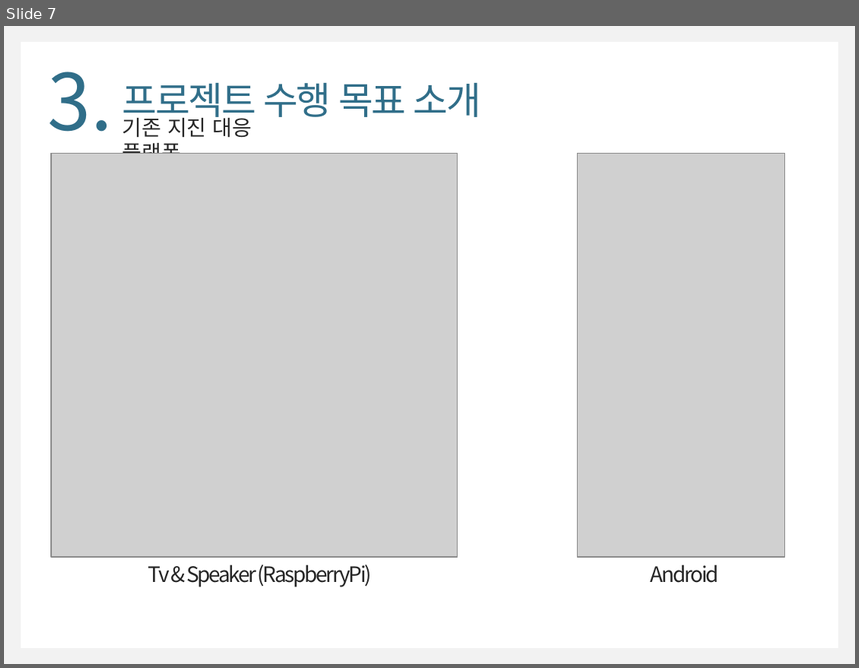
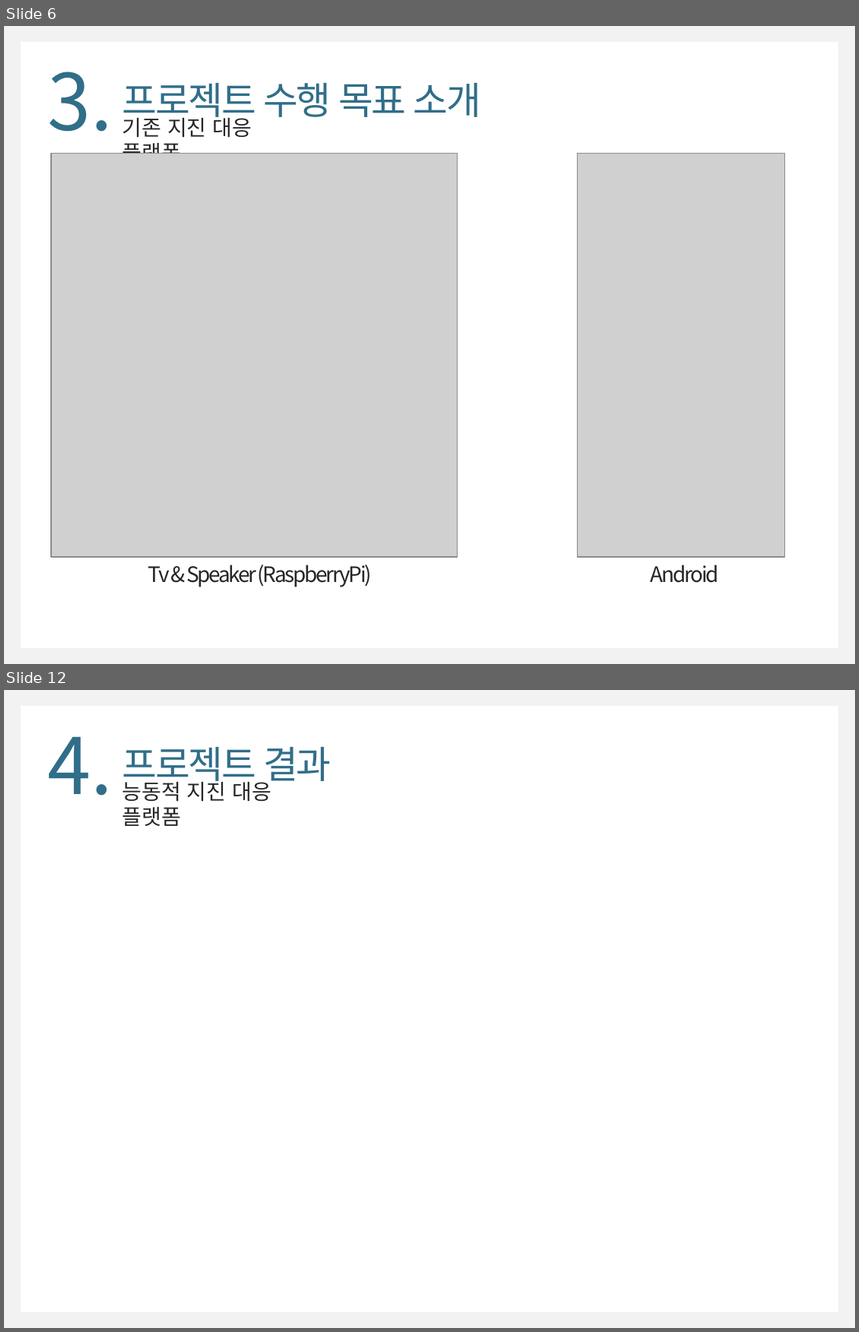
Before and after one commit to WongyuLee/KNU_SoftwareEngineering_2Team, a slide deck: doc/SoftwareEngineering_2Team(최종).pptx. Shown one above the other, each under a label of ours: slide 7 before the commit, slides 6 and 12 after it; the slides between them are not shown. The pictures are 859x668 and 859x1332 pixels, drawn with LibreOffice and Linux fonts; fonts in the diff are those of the drawing; grey boxes stand for pictures. Boxes give left, top, right and bottom in pixels: in the first picture for what was removed or moved away, otherwise in the second. Text is boxed around its words. In the diff, an @@ line names an element or a change of style, - is before the commit and + after.

```diff
--- a/doc/SoftwareEngineering_2Team(최종).pptx
+++ b/doc/SoftwareEngineering_2Team(최종).pptx
@@ slide 12 added at (4,690,855,1328), background #F2F2F2; not listed: 1 template element that a slide beside it also shows @@
@@ text added at (48,736,113,796), 66 pt, text #306E89 @@
+4.
@@ text added at (123,747,331,788), 32 pt, text #306E89 @@
+프로젝트 결과
@@ text added at (123,778,272,826), 18 pt, text #262626 @@
+능동적 지진 대응 플랫폼
@@ what was slide 7 is now slide 6 @@
```
Also in this commit, not shown: 6 slides changed, 5 other slides added, 5 slides removed, 2 other files.
